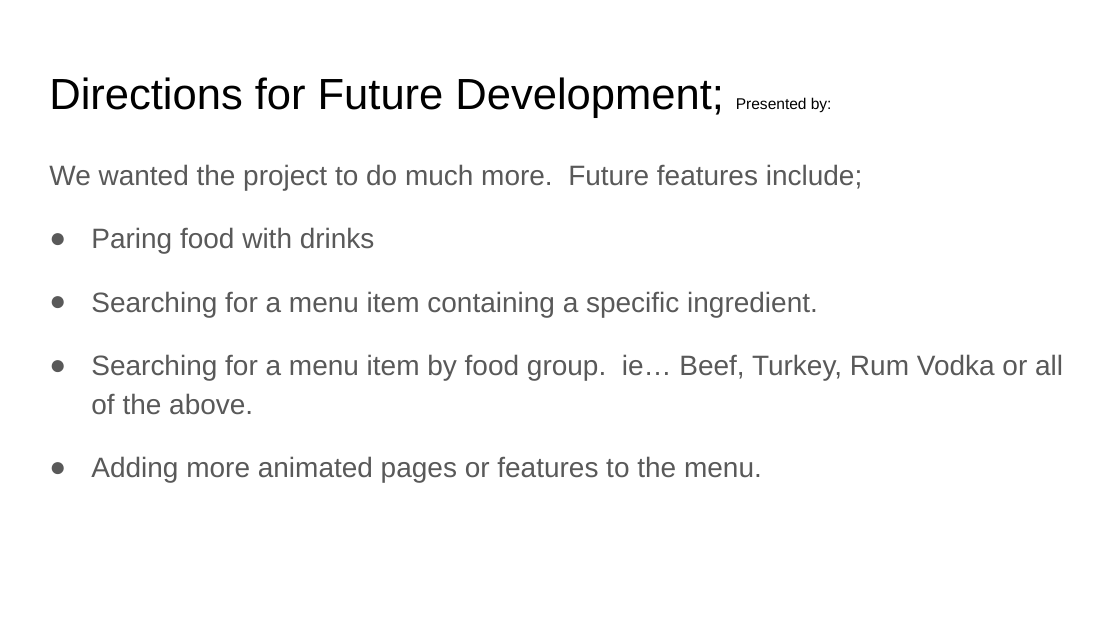
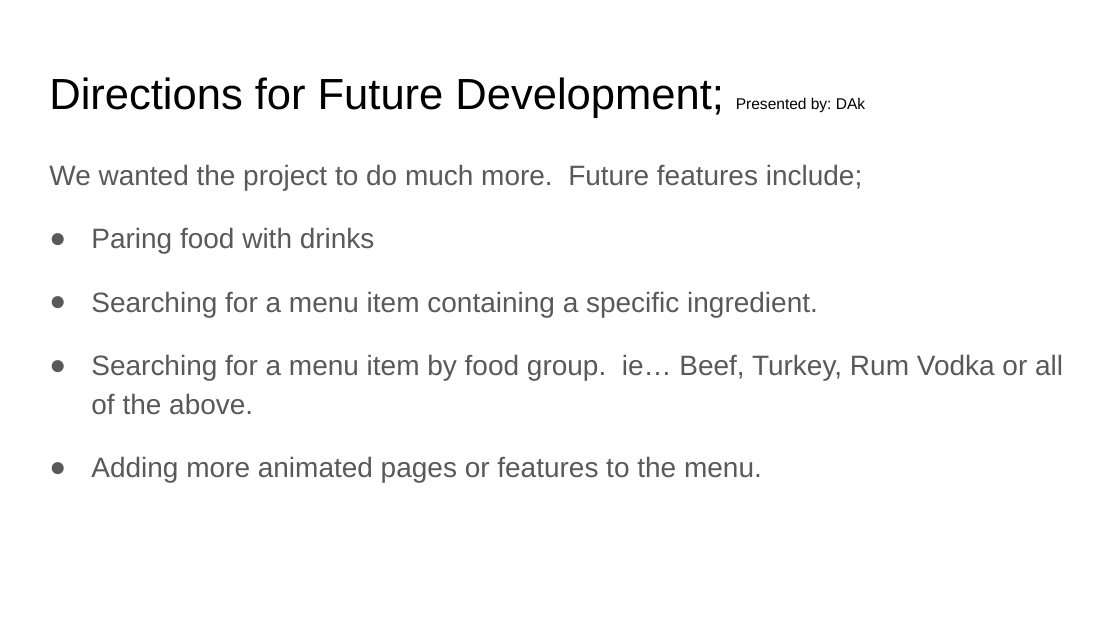
Before and after one commit to clearbusinessinsight/food-and-drink-menu, a slide deck: slide 6 of Project Food and Drink Menu.pptx. Drawn at 1120x630 pixels with LibreOffice and Linux fonts; fonts in the diff are those of the drawing. Boxes give left, top, right and bottom in pixels: in the first picture for what was removed or moved away, otherwise in the second. Text is boxed around its words. In the diff, an @@ line names an element or a change of style, - is before the commit and + after.

```diff
--- a/Project Food and Drink Menu.pptx
+++ b/Project Food and Drink Menu.pptx
@@ title at <box>49,77,865,118</box>: text changed @@
-Directions for Future Development; Presented by:
+Directions for Future Development; Presented by: DAk
```
Also in this commit, not shown: 5 other slides changed, 1 other file.
